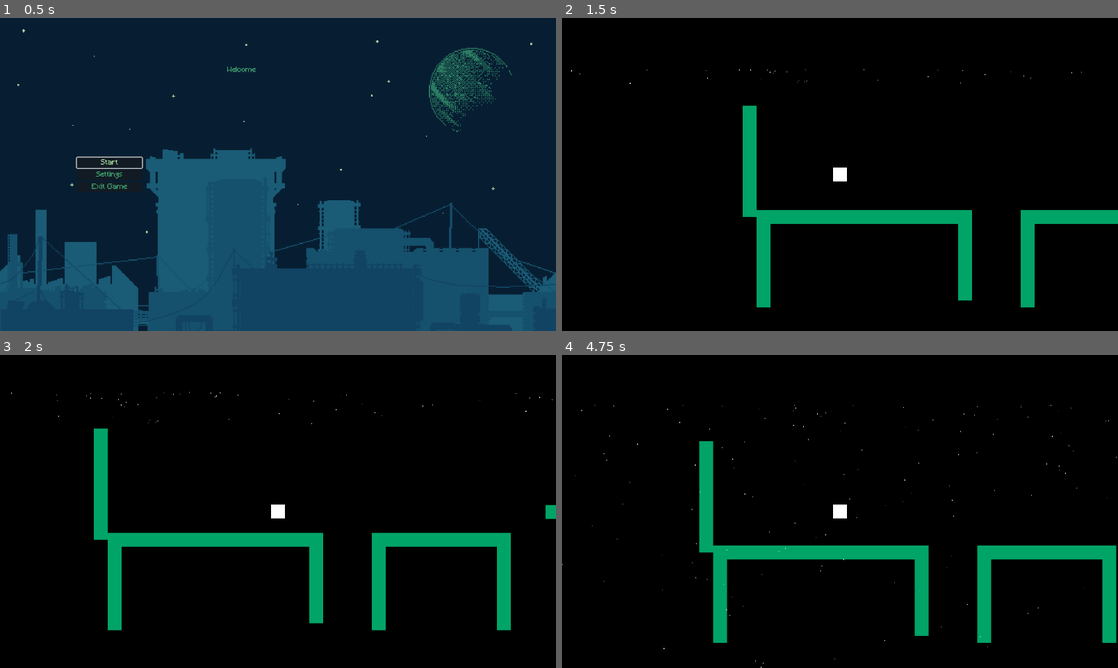
Above: before the commit, frames 1-4 (two rows, left to right).
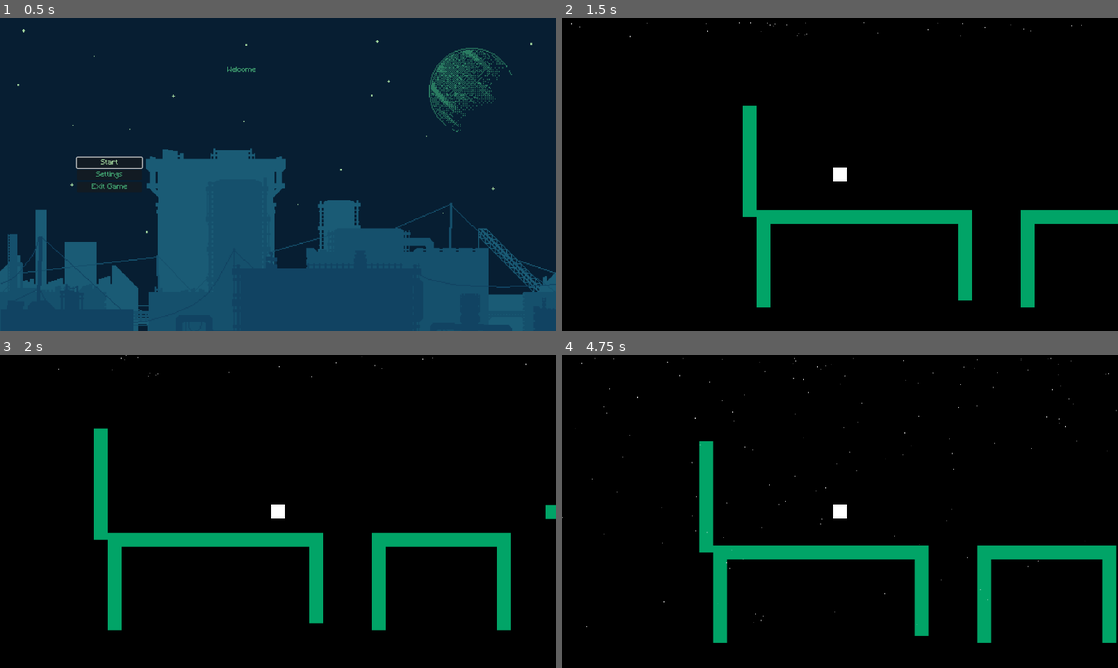
Above: after the commit, the same moments.

Repository: DEVizzent/mermelada-jam-2023
Game: Godot game, scene res://Inicio/StartMenu.tscn
Same seed, same stepped clock (60 frames per second), same inputs: the game is played once before the commit and once after it.
Inputs (mouse positions are in pixels of both pictures, inside the frame that each line leads up to):
- Up to frame 1 (0.5 s): no input
- Up to frame 2 (1.5 s): click "Start" at 0.5 s; tap Enter (ui_accept) at 1.25 s; move the mouse to (962, 158) at 1.27 s; hold Right (ui_right) from 1.28 s (still down); click (962, 158) at 1.42 s
- Up to frame 3 (2 s): keep holding Right (ui_right); tap Enter (ui_accept) at 1.52 s
- Up to frame 4 (4.75 s): release Right (ui_right) at 2 s; drag from (728, 527) to (878, 445) at 2.02 s; move the mouse to (895, 442) at 2.77 s; hold Left (ui_left) 2.78-3.5 s; drag from (812, 574) to (673, 464) at 3.52 s; move the mouse to (1006, 558) at 4.27 s; hold Right (ui_right) from 4.28 s (still down); tap Enter (ui_accept) at 4.52 s

Frame 1 is identical in both runs. In frame 2, less than 0.1% of the frame differs, in the area x 1-94%, y 1-22%; in frame 3, less than 0.1%; in frame 4, 0.2%, in the area x 0-100%, y 0-100%.

Commit message:
estrella algo millorada

Diff:
--- a/Levels/Level1/Level1.tscn
+++ b/Levels/Level1/Level1.tscn
@@ -79,4 +79,4 @@
 position = Vector2(2, -65)
 
 [node name="RainEnviromentParticles" parent="." instance=ExtResource("7_iq0n7")]
-position = Vector2(6, -194)
+position = Vector2(0, -302)
--- a/StarsRain/EstrellaFugaz/estrella.tscn
+++ b/StarsRain/EstrellaFugaz/estrella.tscn
@@ -2,7 +2,72 @@
 
 [ext_resource type="Script" path="res://StarsRain/EstrellaFugaz/Estrella.gd" id="1_cok3k"]
 [ext_resource type="PackedScene" uid="uid://ddferw3gjbr1d" path="res://StarsRain/EstrellaFugaz/gpu_particles_2d.tscn" id="2_2ycrl"]
-[ext_resource type="PackedScene" uid="uid://drnpgr6u0plp" path="res://StarsRain/EstrellaFugaz/gpu_particles_2d_2.tscn" id="3_aceib"]
+
+[sub_resource type="LabelSettings" id="LabelSettings_ubm1u"]
+font_size = 15
+
+[sub_resource type="Animation" id="Animation_nhuca"]
+length = 0.001
+tracks/0/type = "value"
+tracks/0/imported = false
+tracks/0/enabled = true
+tracks/0/path = NodePath("Label:visible")
+tracks/0/interp = 1
+tracks/0/loop_wrap = true
+tracks/0/keys = {
+"times": PackedFloat32Array(0),
+"transitions": PackedFloat32Array(1),
+"update": 1,
+"values": [false]
+}
+tracks/1/type = "value"
+tracks/1/imported = false
+tracks/1/enabled = true
+tracks/1/path = NodePath("Label:modulate")
+tracks/1/interp = 1
+tracks/1/loop_wrap = true
+tracks/1/keys = {
+"times": PackedFloat32Array(0),
+"transitions": PackedFloat32Array(1),
+"update": 0,
+"values": [Color(1, 1, 1, 1)]
+}
+tracks/2/type = "value"
+tracks/2/imported = false
+tracks/2/enabled = true
+tracks/2/path = NodePath("Label:size")
+tracks/2/interp = 1
+tracks/2/loop_wrap = true
+tracks/2/keys = {
+"times": PackedFloat32Array(0),
+"transitions": PackedFloat32Array(1),
+"update": 0,
+"values": [Vector2(9, 25)]
+}
+tracks/3/type = "value"
+tracks/3/imported = false
+tracks/3/enabled = true
+tracks/3/path = NodePath("Label:scale")
+tracks/3/interp = 1
+tracks/3/loop_wrap = true
+tracks/3/keys = {
+"times": PackedFloat32Array(0),
+"transitions": PackedFloat32Array(1),
+"update": 0,
+"values": [Vector2(1, 1)]
+}
+tracks/4/type = "value"
+tracks/4/imported = false
+tracks/4/enabled = true
+tracks/4/path = NodePath("Label:position")
+tracks/4/interp = 1
+tracks/4/loop_wrap = true
+tracks/4/keys = {
+"times": PackedFloat32Array(0),
+"transitions": PackedFloat32Array(1),
+"update": 0,
+"values": [Vector2(-17, -49)]
+}
 
 [sub_resource type="Animation" id="Animation_5fstg"]
 resource_name = "life_time_estrella"
@@ -10,46 +75,22 @@
 tracks/0/type = "value"
 tracks/0/imported = false
 tracks/0/enabled = true
-tracks/0/path = NodePath("GPUParticles2D:emitting")
+tracks/0/path = NodePath("Label:visible")
 tracks/0/interp = 1
 tracks/0/loop_wrap = true
 tracks/0/keys = {
 "times": PackedFloat32Array(0, 0.6),
 "transitions": PackedFloat32Array(1, 1),
 "update": 1,
-"values": [true, false]
+"values": [false, true]
 }
-tracks/1/type = "value"
+tracks/1/type = "method"
 tracks/1/imported = false
 tracks/1/enabled = true
-tracks/1/path = NodePath("GPUParticles2D2:emitting")
+tracks/1/path = NodePath(".")
 tracks/1/interp = 1
 tracks/1/loop_wrap = true
 tracks/1/keys = {
-"times": PackedFloat32Array(0, 0.6),
-"transitions": PackedFloat32Array(1, 1),
-"update": 1,
-"values": [false, true]
-}
-tracks/2/type = "value"
-tracks/2/imported = false
-tracks/2/enabled = true
-tracks/2/path = NodePath("Label:visible")
-tracks/2/interp = 1
-tracks/2/loop_wrap = true
-tracks/2/keys = {
-"times": PackedFloat32Array(0, 0.6),
-"transitions": PackedFloat32Array(1, 1),
-"update": 1,
-"values": [false, true]
-}
-tracks/3/type = "method"
-tracks/3/imported = false
-tracks/3/enabled = true
-tracks/3/path = NodePath(".")
-tracks/3/interp = 1
-tracks/3/loop_wrap = true
-tracks/3/keys = {
 "times": PackedFloat32Array(0.5, 1.2),
 "transitions": PackedFloat32Array(1, 1),
 "values": [{
@@ -60,44 +101,65 @@
 "method": &"queue_free"
 }]
 }
-
-[sub_resource type="Animation" id="Animation_nhuca"]
-length = 0.001
-tracks/0/type = "value"
-tracks/0/imported = false
-tracks/0/enabled = true
-tracks/0/path = NodePath("GPUParticles2D:emitting")
-tracks/0/interp = 1
-tracks/0/loop_wrap = true
-tracks/0/keys = {
-"times": PackedFloat32Array(0),
-"transitions": PackedFloat32Array(1),
-"update": 1,
-"values": [true]
-}
-tracks/1/type = "value"
-tracks/1/imported = false
-tracks/1/enabled = true
-tracks/1/path = NodePath("GPUParticles2D2:emitting")
-tracks/1/interp = 1
-tracks/1/loop_wrap = true
-tracks/1/keys = {
-"times": PackedFloat32Array(0),
-"transitions": PackedFloat32Array(1),
-"update": 1,
-"values": [true]
-}
 tracks/2/type = "value"
 tracks/2/imported = false
 tracks/2/enabled = true
-tracks/2/path = NodePath("Label:visible")
+tracks/2/path = NodePath("GPUParticles2D:emitting")
 tracks/2/interp = 1
 tracks/2/loop_wrap = true
 tracks/2/keys = {
-"times": PackedFloat32Array(0),
+"times": PackedFloat32Array(0, 0.6),
+"transitions": PackedFloat32Array(1, 1),
+"update": 1,
+"values": [true, false]
+}
+tracks/3/type = "value"
+tracks/3/imported = false
+tracks/3/enabled = true
+tracks/3/path = NodePath("Label:modulate")
+tracks/3/interp = 1
+tracks/3/loop_wrap = true
+tracks/3/keys = {
+"times": PackedFloat32Array(0.6, 1.2),
+"transitions": PackedFloat32Array(1, 1),
+"update": 0,
+"values": [Color(1, 1, 1, 1), Color(1, 1, 1, 0.0627451)]
+}
+tracks/4/type = "value"
+tracks/4/imported = false
+tracks/4/enabled = true
+tracks/4/path = NodePath("Label:size")
+tracks/4/interp = 1
+tracks/4/loop_wrap = true
+tracks/4/keys = {
+"times": PackedFloat32Array(0.6),
 "transitions": PackedFloat32Array(1),
-"update": 1,
-"values": [false]
+"update": 0,
+"values": [Vector2(9, 25)]
+}
+tracks/5/type = "value"
+tracks/5/imported = false
+tracks/5/enabled = true
+tracks/5/path = NodePath("Label:scale")
+tracks/5/interp = 1
+tracks/5/loop_wrap = true
+tracks/5/keys = {
+"times": PackedFloat32Array(0.6, 1.2),
+"transitions": PackedFloat32Array(1, 1),
+"update": 0,
+"values": [Vector2(1, 1), Vector2(8, 8)]
+}
+tracks/6/type = "value"
+tracks/6/imported = false
+tracks/6/enabled = true
+tracks/6/path = NodePath("Label:position")
+tracks/6/interp = 1
+tracks/6/loop_wrap = true
+tracks/6/keys = {
+"times": PackedFloat32Array(0.6, 1.2),
+"transitions": PackedFloat32Array(1, 1),
+"update": 0,
+"values": [Vector2(-5, -16), Vector2(-36, -111)]
 }
 
 [sub_resource type="AnimationLibrary" id="AnimationLibrary_hx4op"]
@@ -110,18 +172,16 @@
 script = ExtResource("1_cok3k")
 
 [node name="GPUParticles2D" parent="." instance=ExtResource("2_2ycrl")]
-emitting = true
-
-[node name="GPUParticles2D2" parent="." instance=ExtResource("3_aceib")]
-emitting = true
+emitting = false
 
 [node name="Label" type="Label" parent="."]
 visible = false
-offset_left = -3.0
-offset_top = -15.0
-offset_right = 7.0
-offset_bottom = 11.0
+offset_left = -17.0
+offset_top = -49.0
+offset_right = -8.0
+offset_bottom = -24.0
 text = "a"
+label_settings = SubResource("LabelSettings_ubm1u")
 
 [node name="AnimationPlayer" type="AnimationPlayer" parent="."]
 libraries = {
--- a/StarsRain/EstrellaFugaz/gpu_particles_2d.tscn
+++ b/StarsRain/EstrellaFugaz/gpu_particles_2d.tscn
@@ -1,23 +1,33 @@
-[gd_scene load_steps=3 format=3 uid="uid://ddferw3gjbr1d"]
+[gd_scene load_steps=7 format=3 uid="uid://ddferw3gjbr1d"]
 
-[ext_resource type="Texture2D" uid="uid://hbsfvyn0oyrv" path="res://StarsRain/EstrellaFugaz/estrella_particula.png" id="1_a0ua0"]
+[ext_resource type="Texture2D" uid="uid://8ht2c2msm0mi" path="res://StarsRain/EstrellaFugaz/estrella_difuminada.png" id="1_dx5qt"]
+
+[sub_resource type="Gradient" id="Gradient_hsb6h"]
+offsets = PackedFloat32Array(0, 0.832787)
+colors = PackedColorArray(1, 1, 1, 1, 1, 1, 1, 0)
+
+[sub_resource type="GradientTexture1D" id="GradientTexture1D_11dcb"]
+gradient = SubResource("Gradient_hsb6h")
+
+[sub_resource type="Curve" id="Curve_8aqxu"]
+_data = [Vector2(0, 0.337079), 0.0, -0.722311, 0, 1, Vector2(0.466667, 0), 0.0, 0.0, 0, 0, Vector2(0.506061, 0), 0.0, 0.0, 1, 0]
+point_count = 3
+
+[sub_resource type="CurveTexture" id="CurveTexture_1tgiu"]
+curve = SubResource("Curve_8aqxu")
 
 [sub_resource type="ParticleProcessMaterial" id="ParticleProcessMaterial_sevpu"]
-lifetime_randomness = 1.0
 particle_flag_disable_z = true
+direction = Vector3(0, 0, 0)
 spread = 0.0
 gravity = Vector3(0, 0, 0)
 orbit_velocity_min = 0.0
 orbit_velocity_max = 0.0
-angle_max = 15.2
-scale_min = 0.5
+scale_curve = SubResource("CurveTexture_1tgiu")
+color_ramp = SubResource("GradientTexture1D_11dcb")
 
 [node name="GPUParticles2D" type="GPUParticles2D"]
-emitting = false
-amount = 500
+amount = 450
 process_material = SubResource("ParticleProcessMaterial_sevpu")
-texture = ExtResource("1_a0ua0")
-lifetime = 0.4
-randomness = 0.08
-interpolate = false
-fract_delta = false
+texture = ExtResource("1_dx5qt")
+fixed_fps = 60
--- a/StarsRain/EstrellaFugaz/gpu_particles_2d_2.tscn
+++ b/StarsRain/EstrellaFugaz/gpu_particles_2d_2.tscn
@@ -3,20 +3,16 @@
 [ext_resource type="Texture2D" uid="uid://hbsfvyn0oyrv" path="res://StarsRain/EstrellaFugaz/estrella_particula.png" id="1_86drf"]
 
 [sub_resource type="ParticleProcessMaterial" id="ParticleProcessMaterial_kxhli"]
-lifetime_randomness = 0.13
 particle_flag_disable_z = true
 spread = 0.0
 gravity = Vector3(0, 0, 0)
 orbit_velocity_min = 0.0
 orbit_velocity_max = 0.0
-scale_min = 2.5
-scale_max = 2.5
 
 [node name="GPUParticles2D2" type="GPUParticles2D"]
 emitting = false
-amount = 3
 process_material = SubResource("ParticleProcessMaterial_kxhli")
 texture = ExtResource("1_86drf")
-lifetime = 0.1
+lifetime = 0.05
 one_shot = true
 explosiveness = 0.1
Binary file added: StarsRain/EstrellaFugaz/cercle.png
Not shown, added: StarsRain/EstrellaFugaz/cercle.png.import
Binary file added: StarsRain/EstrellaFugaz/estrella_difuminada.png
Not shown, added: StarsRain/EstrellaFugaz/estrella_difuminada.png.import
Binary file added: StarsRain/EstrellaFugaz/estrella_particula_animada.png
Not shown, added: StarsRain/EstrellaFugaz/estrella_particula_animada.png.import
Binary file added: StarsRain/EstrellaFugaz/estrella_particula_animada2.png
Not shown, added: StarsRain/EstrellaFugaz/estrella_particula_animada2.png.import
